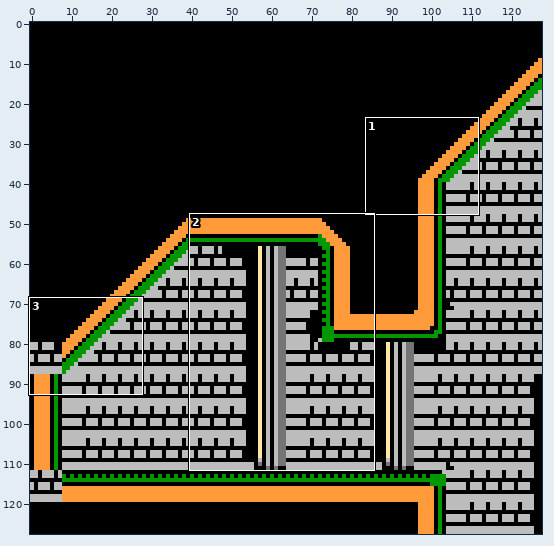
Sprite sheet -- icons/levels/Sewers_Sewer_Layout_0_Sewer_Object_0.png. The first picture is a wide view before the edit; the outline marks the close-up.
Close-up. Earlier state:
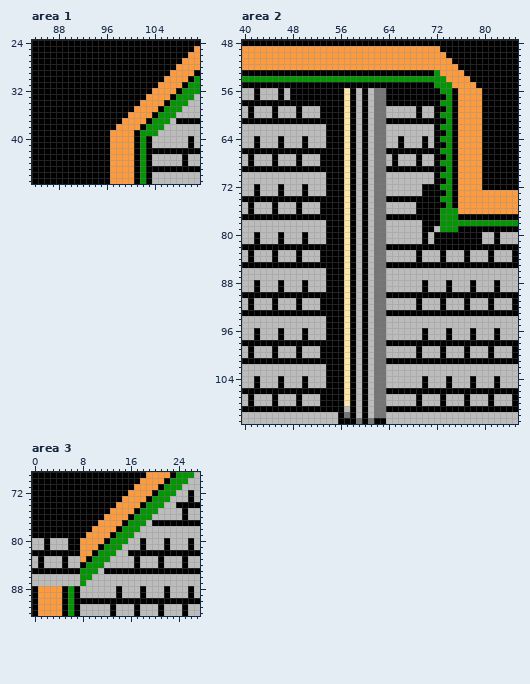
The file is 128x128 pixels. Shown: area 1: x 84..111, y 24..47; area 2: x 40..85, y 48..111; area 3: x 0..27, y 69..92.
After:
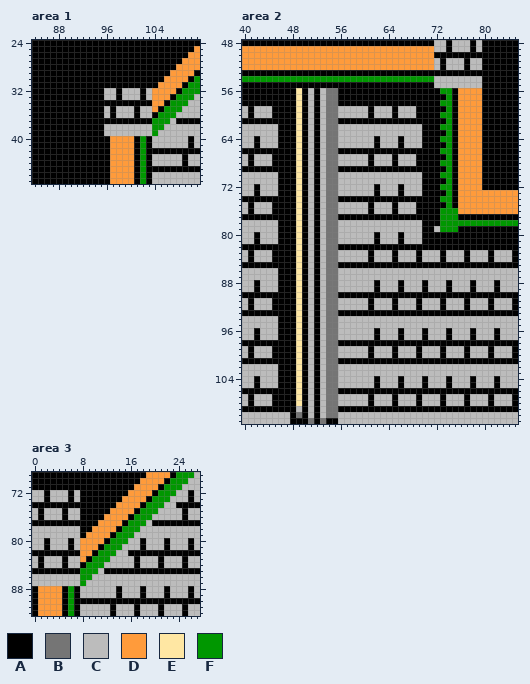
Palette (. is transparent): A #000000  B #757575  C #bcbcbc  D #ff9b3b  E #ffe7a3  F #009700
Diff:
Area 1:
y 32: x 96..97 AA -> CC; x 99..101 AAA -> CCC; x 103 A -> C
y 33: x 96..97 AA -> CC; x 99..101 AAA -> CCC; x 103 D -> C
y 34: x 102..103 DD -> AA
y 35: x 96 A -> C; x 98..103 AAADDD -> CCCACC
y 36: x 96 A -> C; x 98..103 AADDDD -> CCCACC
y 37: x 99..102 DDDD -> AAAA
y 38: x 96..103 AADDDDAF -> CCCCCCCC
y 39: x 96..103 ADDDDAFF -> CCCCCCCC
Area 2:
y 48: x 72..73 AA -> CC; x 75..77 AAA -> CCC; x 79 A -> C
y 49: x 72..73 DA -> CC; x 75..77 AAA -> CCC; x 79 A -> C
y 50: x 72..73 DD -> AA
y 51: x 72..76 DDDAA -> CACCC; x 78..79 AA -> CC
y 52: x 72..76 DDDDA -> CACCC; x 78..79 AA -> CC
y 53: x 72..76 FDDDD -> AAAAA
y 54: x 72..79 FFDDDDAA -> CCCCCCCC
y 55: x 72..79 FFFDDDDA -> CCCCCCCC
y 56..57: x 40..41 CC -> AA; x 43..45 CCC -> AAA; x 47 C -> A; x 49 A -> E; x 51 A -> C; x 53..55 AAA -> CBB; x 57 E -> A; x 59 C -> A; x 61..63 CBB -> AAA
y 58: x 49 A -> E; x 51 A -> C; x 53..55 AAA -> CBB; x 57 E -> A; x 59 C -> A; x 61..63 CBB -> AAA
y 59..60: x 46..50 CCCAC -> AAAEA; x 52..58 CAAAAEA -> ACBBCCC; x 60..63 ACBB -> CACC; x 65 C -> A; x 70..71 CC -> AA
y 61: x 49 A -> E; x 51 A -> C; x 53..55 AAA -> CBB; x 57 E -> A; x 59 C -> A; x 61..63 CBB -> AAA
y 62..63: x 46..50 CCCCC -> AAAEA; x 52 C -> A; x 54..58 AAAEA -> BBCCC; x 60 A -> C; x 62..63 BB -> CC; x 70..71 CC -> AA
y 64..65: x 47..49 CCC -> AAE; x 52 C -> A; x 54..58 AAAEA -> BBCCC; x 60 A -> C; x 62..63 BB -> AC; x 71 C -> A
y 66: x 49 A -> E; x 51 A -> C; x 53..55 AAA -> CBB; x 57 E -> A; x 59 C -> A; x 61..63 CBB -> AAA
y 67..68: x 46..50 CCCAC -> AAAEA; x 52..58 CAAAAEA -> ACBBCCC; x 60..63 ACBB -> CACC; x 70..71 CC -> AA
y 69: x 49 A -> E; x 51 A -> C; x 53..55 AAA -> CBB; x 57 E -> A; x 59 C -> A; x 61..63 CBB -> AAA
y 70..71: x 46..50 CCCCC -> AAAEA; x 52 C -> A; x 54..58 AAAEA -> BBCCC; x 60 A -> C; x 62..63 BB -> CC; x 70..71 CC -> AA
y 72..73: x 47..49 CCC -> AAE; x 52 C -> A; x 54..58 AAAEA -> BBCCC; x 60 A -> C; x 62..63 BB -> AC; x 66 C -> A
y 74: x 49 A -> E; x 51 A -> C; x 53..55 AAA -> CBB; x 57 E -> A; x 59 C -> A; x 61..63 CBB -> AAA
y 75..76: x 46..50 CCCAC -> AAAEA; x 52..58 CAAAAEA -> ACBBCCC; x 60..63 ACBB -> CACC; x 65 C -> A
y 77: x 49 A -> E; x 51 A -> C; x 53..55 AAA -> CBB; x 57 E -> A; x 59 C -> A; x 61..63 CBB -> AAA
y 78..79: x 46..50 CCCCC -> AAAEA; x 52 C -> A; x 54..58 AAAEA -> BBCCC; x 60 A -> C; x 62..63 BB -> CC
y 80..81: x 47..49 CCC -> AAE; x 52 C -> A; x 54..58 AAAEA -> BBCCC; x 60 A -> C; x 62..63 BB -> AC; x 66 C -> A; x 71 C -> A; x 80..81 CC -> AA; x 83..85 CCC -> AAA
y 82: x 49 A -> E; x 51 A -> C; x 53..55 AAA -> CBB; x 57 E -> A; x 59 C -> A; x 61..63 CBB -> AAA
y 83..84: x 46..50 CCCAC -> AAAEA; x 52..58 CAAAAEA -> ACBBCCC; x 60..63 ACBB -> CACC; x 65 C -> A
y 85: x 49 A -> E; x 51 A -> C; x 53..55 AAA -> CBB; x 57 E -> A; x 59 C -> A; x 61..63 CBB -> AAA
y 86..87: x 46..50 CCCCC -> AAAEA; x 52 C -> A; x 54..58 AAAEA -> BBCCC; x 60 A -> C; x 62..63 BB -> CC
y 88..89: x 47..49 CCC -> AAE; x 52 C -> A; x 54..58 AAAEA -> BBCCC; x 60 A -> C; x 62..63 BB -> AC; x 66 C -> A
y 90: x 49 A -> E; x 51 A -> C; x 53..55 AAA -> CBB; x 57 E -> A; x 59 C -> A; x 61..63 CBB -> AAA
y 91..92: x 46..50 CCCAC -> AAAEA; x 52..58 CAAAAEA -> ACBBCCC; x 60..63 ACBB -> CACC; x 65 C -> A
y 93: x 49 A -> E; x 51 A -> C; x 53..55 AAA -> CBB; x 57 E -> A; x 59 C -> A; x 61..63 CBB -> AAA
y 94..95: x 46..50 CCCCC -> AAAEA; x 52 C -> A; x 54..58 AAAEA -> BBCCC; x 60 A -> C; x 62..63 BB -> CC
y 96..97: x 47..49 CCC -> AAE; x 52 C -> A; x 54..58 AAAEA -> BBCCC; x 60 A -> C; x 62..63 BB -> AC; x 66 C -> A
y 98: x 49 A -> E; x 51 A -> C; x 53..55 AAA -> CBB; x 57 E -> A; x 59 C -> A; x 61..63 CBB -> AAA
y 99..100: x 46..50 CCCAC -> AAAEA; x 52..58 CAAAAEA -> ACBBCCC; x 60..63 ACBB -> CACC; x 65 C -> A
y 101: x 49 A -> E; x 51 A -> C; x 53..55 AAA -> CBB; x 57 E -> A; x 59 C -> A; x 61..63 CBB -> AAA
y 102..103: x 46..50 CCCCC -> AAAEA; x 52 C -> A; x 54..58 AAAEA -> BBCCC; x 60 A -> C; x 62..63 BB -> CC
y 104..105: x 47..49 CCC -> AAE; x 52 C -> A; x 54..58 AAAEA -> BBCCC; x 60 A -> C; x 62..63 BB -> AC; x 66 C -> A
y 106: x 49 A -> E; x 51 A -> C; x 53..55 AAA -> CBB; x 57 E -> A; x 59 C -> A; x 61..63 CBB -> AAA
y 107..108: x 46..50 CCCAC -> AAAEA; x 52..58 CAAAAEA -> ACBBCCC; x 60..63 ACBB -> CACC; x 65 C -> A
y 109: x 49 A -> C; x 51 A -> C; x 53..55 AAA -> CBB; x 57 C -> A; x 59 C -> A; x 61..63 CBB -> AAA
y 110: x 48..50 CCC -> ABA; x 52 C -> A; x 54..58 CCABA -> BBCCC; x 60 A -> C; x 62..63 BB -> CC
y 111: x 48..63 CCCCCCCCAAABABAA -> AAABABAACCCCCCCC
Area 3:
y 72..73: x 0..1 AA -> CC; x 3..5 AAA -> CCC; x 7 A -> C
y 75..76: x 0 A -> C; x 2..4 AAA -> CCC; x 6..7 AA -> CC
y 78..79: x 0..7 AAAAAAAA -> CCCCCCCC
y 80..81: x 7 A -> C
